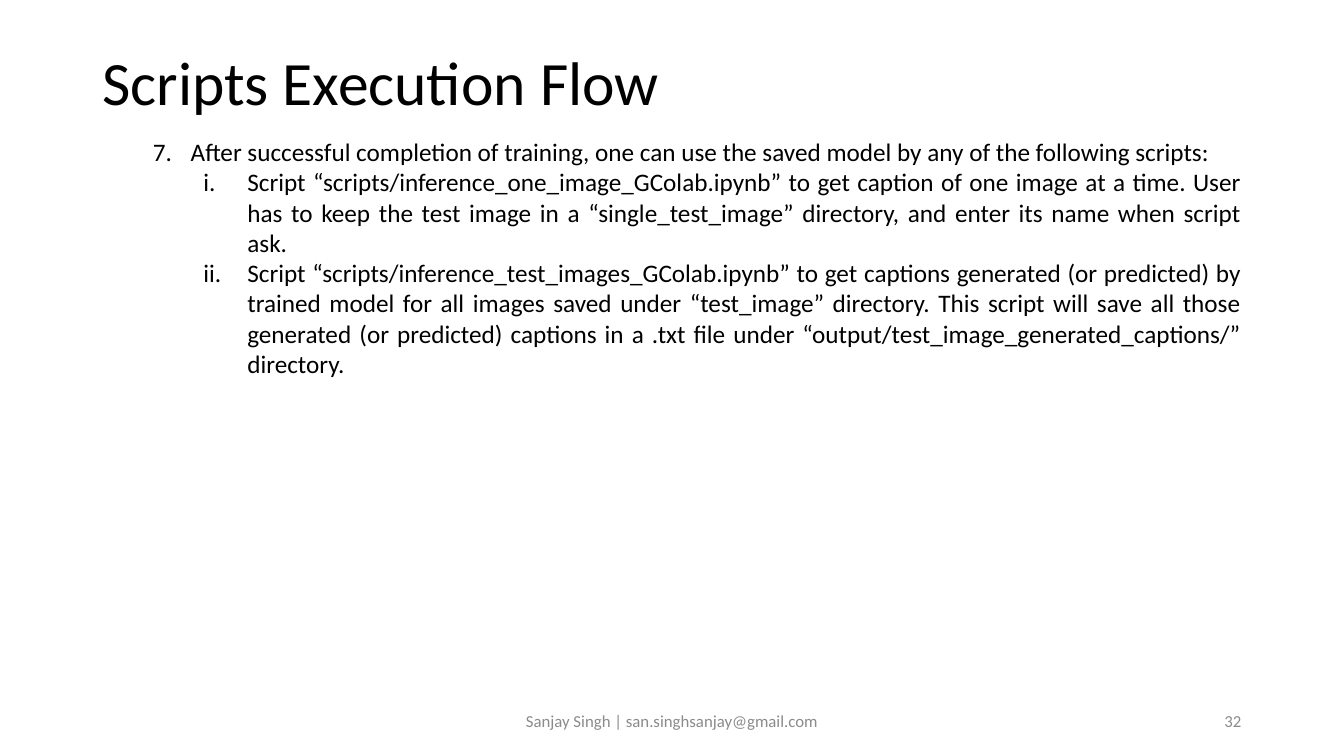
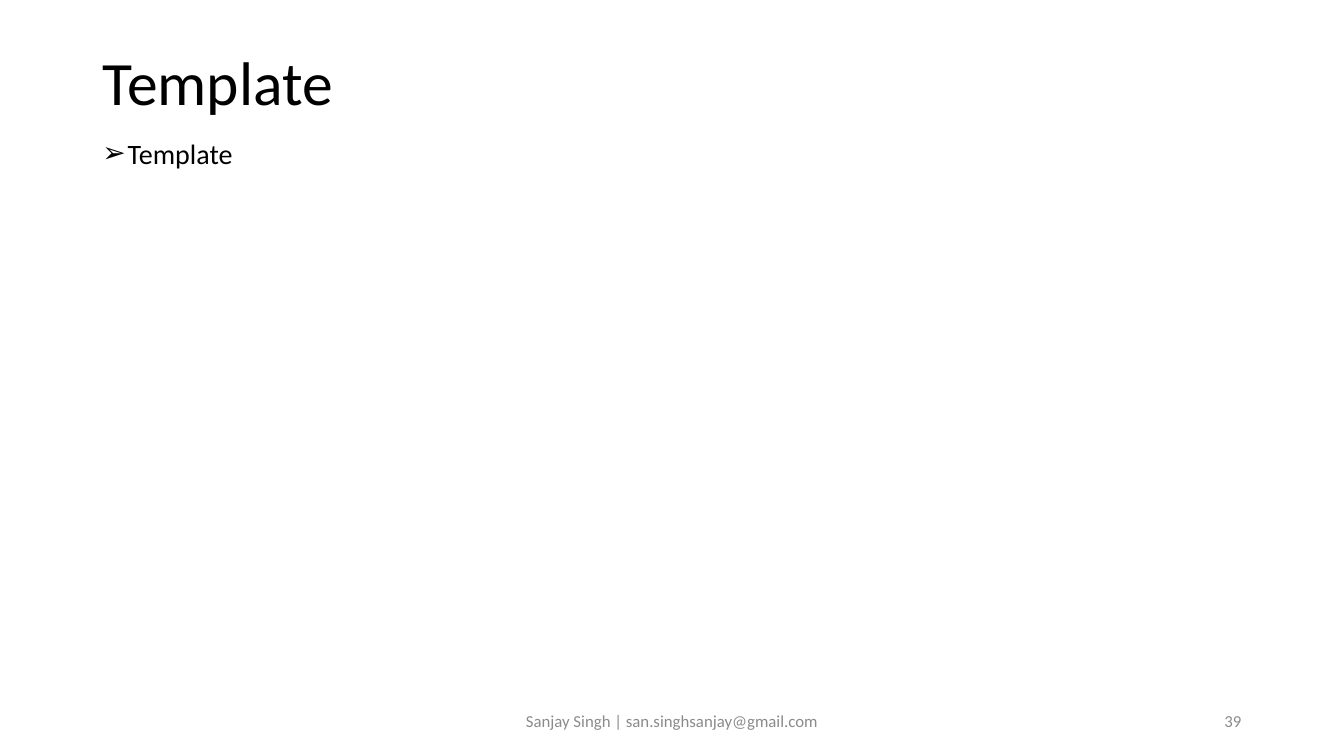
Before and after one commit to sansinghsanjay/Flickr8k_ImageCaptioning_AttentionMechanism, a slide deck: slide 39 of readme.pptx (slide 32 before the commit). Drawn at 1344x756 pixels with LibreOffice and Linux fonts; fonts in the diff are those of the drawing. Boxes give left, top, right and bottom in pixels: in the first picture for what was removed or moved away, otherwise in the second. Text is boxed around its words. In the diff, an @@ line names an element or a change of style, - is before the commit and + after.

```diff
--- a/readme.pptx
+++ b/readme.pptx
@@ title at [102,62,332,115]: text changed @@
-Scripts Execution Flow
+Template
@@ text at [128,144,233,169]: text changed; size 18 to 20 pt @@
-  7. After successful completion of training, one can use the saved model by any of the following scripts:
-    i. Script “scripts/inference_one_image_GColab.ipynb” to get caption of one image at a time. User has to keep the test image in a “single_test_image” directory, and enter its name when script ask.
-    ii. Script “scripts/inference_test_images_GColab.ipynb” to get captions generated (or predicted) by trained model for all images saved under “test_image” directory. This script will save all those generated (or predicted) captions in a .txt file under “output/test_image_generated_captions/” directory.
+➢ Template
@@ page number at [1224,716,1241,727]: text changed @@
-32
+39
```
Also in this commit, not shown: 2 other slides changed, 2 slides added, 8 slides removed, 2 other files.
